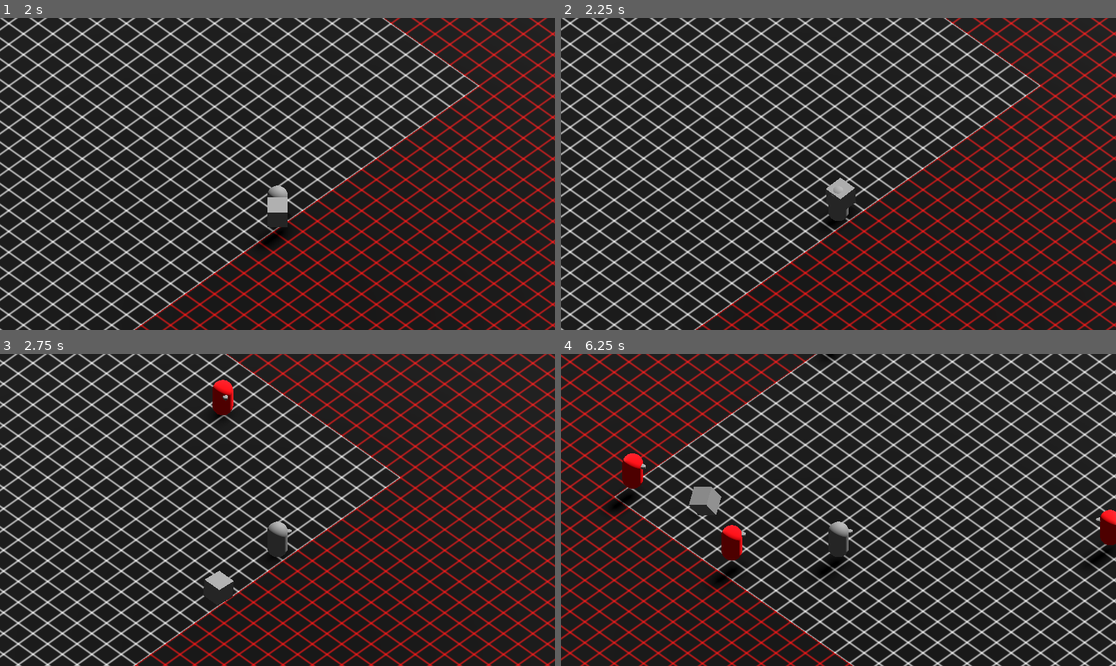
Above: before the commit, frames 1-4 (two rows, left to right).
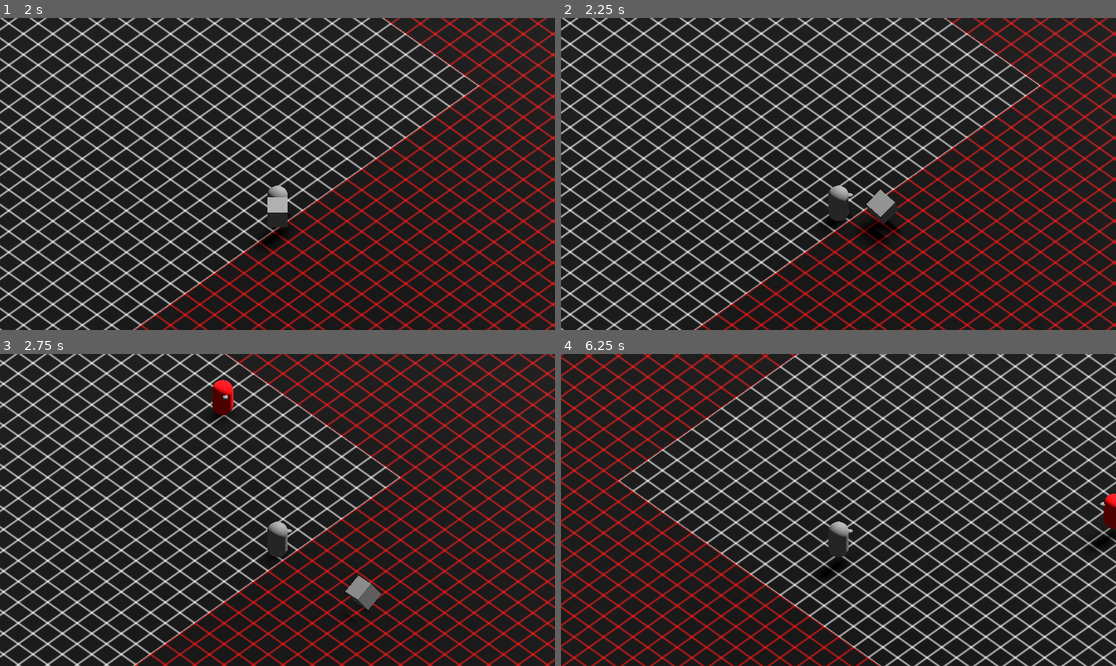
Above: after the commit, the same moments.

Repository: Sprotex/ludum-dare-53
Game: Godot game, scene res://blocks/main_level.tscn
Same seed, same stepped clock (60 frames per second), same inputs: the game is played once before the commit and once after it.
Inputs:
- Up to frame 1 (2 s): tap Enter at 0.5 s; hold D (move_right) 0.53-1.28 s; tap E (box_action) at 0.6 s; tap Space (jump) at 0.77, 1.52 s; hold S (move_down) from 1.28 s (still down); tap Ctrl at 1.35 s
- Up to frame 2 (2.25 s): release S (move_down) at 2.03 s; hold D (move_right) from 2.03 s (still down); tap E (box_action) at 2.1 s
- Up to frame 3 (2.75 s): keep holding D (move_right)
- Up to frame 4 (6.25 s): release D (move_right) at 2.78 s; hold W (move_up) 2.78-3.53 s; tap Ctrl at 2.85, 4.35, 5.85 s; tap Space (jump) at 3.02, 3.77, 4.52, 6.02 s; hold A (move_left) 3.53-5.03 s; tap E (box_action) at 3.6, 5.1 s; hold S (move_down) 5.03-5.78 s; hold D (move_right) from 5.78 s (still down)

Frame 1 is identical in both runs. In frame 2, 0.7% of the frame differs, in the area x 47-61%, y 51-74%; in frame 3, 0.6%; in frame 4, 44%, in the area x 0-100%, y 0-100%.

Commit message:
fix collisions
add physics layer names

Diff:
--- a/blocks/character/enemy/enemy.tscn
+++ b/blocks/character/enemy/enemy.tscn
@@ -15,6 +15,8 @@
 [sub_resource type="CapsuleMesh" id="CapsuleMesh_2eig0"]
 
 [node name="Enemy" type="CharacterBody3D"]
+collision_layer = 2
+collision_mask = 15
 
 [node name="CollisionShape3D" type="CollisionShape3D" parent="."]
 shape = SubResource("CapsuleShape3D_bym5w")
--- a/blocks/character/player/player.tscn
+++ b/blocks/character/player/player.tscn
@@ -15,6 +15,8 @@
 
 [node name="Player" type="CharacterBody3D"]
 transform = Transform3D(1, 0, 0, 0, 1, 0, 0, 0, 1, 0, 1, 0)
+collision_layer = 4
+collision_mask = 19
 
 [node name="CollisionShape3D" type="CollisionShape3D" parent="."]
 shape = SubResource("CapsuleShape3D_6vbtk")
--- a/blocks/main_level.tscn
+++ b/blocks/main_level.tscn
@@ -50,24 +50,32 @@
 
 [node name="Barrier1" type="StaticBody3D" parent="Static/Collision"]
 transform = Transform3D(1, 0, 0, 0, -4.37114e-08, 1, 0, -1, -4.37114e-08, 0, 0, 30)
+collision_layer = 16
+collision_mask = 5
 
 [node name="CollisionShape3D" type="CollisionShape3D" parent="Static/Collision/Barrier1"]
 shape = SubResource("WorldBoundaryShape3D_xpx8o")
 
 [node name="Barrier2" type="StaticBody3D" parent="Static/Collision"]
 transform = Transform3D(1, 0, 0, 0, -4.37114e-08, -1, 0, 1, -4.37114e-08, 0, 0, -30)
+collision_layer = 16
+collision_mask = 5
 
 [node name="CollisionShape3D" type="CollisionShape3D" parent="Static/Collision/Barrier2"]
 shape = SubResource("WorldBoundaryShape3D_xpx8o")
 
 [node name="Barrier3" type="StaticBody3D" parent="Static/Collision"]
 transform = Transform3D(-4.37114e-08, -1, -4.37114e-08, 0, -4.37114e-08, 1, -1, 4.37114e-08, 1.91069e-15, 30, 0, -1.31134e-06)
+collision_layer = 16
+collision_mask = 5
 
 [node name="CollisionShape3D" type="CollisionShape3D" parent="Static/Collision/Barrier3"]
 shape = SubResource("WorldBoundaryShape3D_xpx8o")
 
 [node name="Barrier4" type="StaticBody3D" parent="Static/Collision"]
 transform = Transform3D(-4.37114e-08, 1, -4.37114e-08, 0, -4.37114e-08, -1, -1, -4.37114e-08, 1.91069e-15, -30, 0, 1.31134e-06)
+collision_layer = 16
+collision_mask = 5
 
 [node name="CollisionShape3D" type="CollisionShape3D" parent="Static/Collision/Barrier4"]
 shape = SubResource("WorldBoundaryShape3D_xpx8o")
--- a/project.godot
+++ b/project.godot
@@ -61,3 +61,11 @@
 , Object(InputEventJoypadButton,"resource_local_to_scene":false,"resource_name":"","device":-1,"button_index":1,"pressure":0.0,"pressed":true,"script":null)
 ]
 }
+
+[layer_names]
+
+3d_physics/layer_1="default"
+3d_physics/layer_2="enemy"
+3d_physics/layer_3="player"
+3d_physics/layer_4="enemy_collision"
+3d_physics/layer_5="player_collision"
